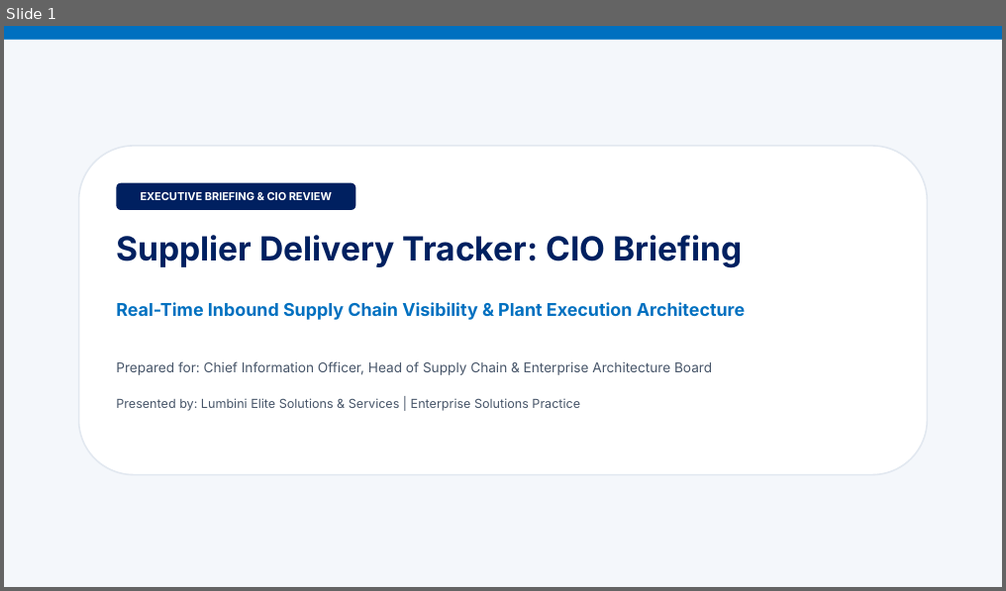
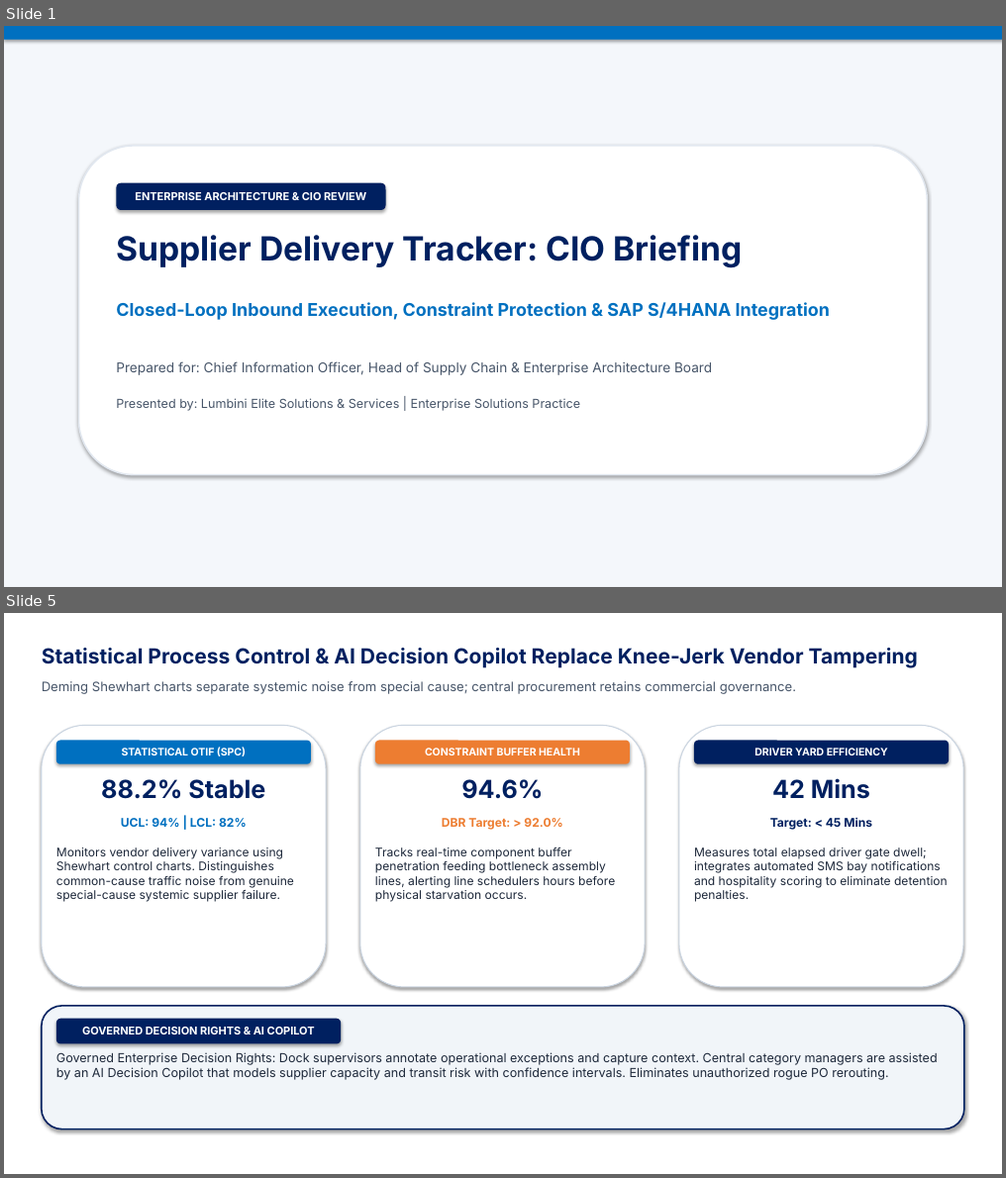
Before and after one commit to hemanthx446/ppt-mcp-server, a slide deck: Supplier_Delivery_Tracker_CIO_Briefing.pptx. Shown one above the other, each under a label of ours: slide 1 before the commit, slides 1 and 5 after it; the slides between them are not shown. The pictures are 1006x591 and 1006x1178 pixels, drawn with LibreOffice and Linux fonts; fonts in the diff are those of the drawing. Boxes give left, top, right and bottom in pixels: in the first picture for what was removed or moved away, otherwise in the second. Text is boxed around its words. In the diff, an @@ line names an element or a change of style, - is before the commit and + after.

```diff
--- a/Supplier_Delivery_Tracker_CIO_Briefing.pptx
+++ b/Supplier_Delivery_Tracker_CIO_Briefing.pptx
@@ slide 5 added at [4, 613, 1002, 1174], background #FFFFFF @@
@@ text added at [42, 648, 918, 668], 20 pt, text #002060, bold @@
+Statistical Process Control & AI Decision Copilot Replace Knee-Jerk Vendor Tampering
@@ text added at [42, 681, 796, 694], 12.5 pt, text #475569 @@
+Deming Shewhart charts separate systemic noise from special cause; central procurement retains commercial governance.
@@ rounded rectangle added at [42, 725, 326, 987], fill #FFFFFF, outline #CBD5E1 1 pt @@
@@ rounded rectangle added at [360, 725, 645, 987], fill #FFFFFF, outline #CBD5E1 1 pt @@
@@ rounded rectangle added at [679, 725, 963, 987], fill #FFFFFF, outline #CBD5E1 1 pt @@
@@ rounded rectangle added at [56, 741, 311, 764], fill #0070C0, 10 pt, text #FFFFFF, bold @@
+STATISTICAL OTIF (SPC)
@@ rounded rectangle added at [375, 741, 630, 764], fill #ED7D31, 10 pt, text #FFFFFF, bold @@
+CONSTRAINT BUFFER HEALTH
@@ rounded rectangle added at [694, 741, 948, 764], fill #002060, 10 pt, text #FFFFFF, bold @@
+DRIVER YARD EFFICIENCY
@@ text added at [101, 779, 265, 799], 24 pt, text #002060, bold @@
+88.2% Stable
@@ text added at [461, 779, 543, 799], 24 pt, text #002060, bold @@
+94.6%
@@ text added at [772, 778, 870, 799], 24 pt, text #002060, bold @@
+42 Mins
@@ text added at [121, 818, 247, 827], 11.5 pt, text #0070C0, bold @@
+UCL: 94% | LCL: 82%
@@ text added at [442, 818, 563, 830], 11.5 pt, text #ED7D31, bold @@
+DBR Target: > 92.0%
@@ text added at [770, 818, 872, 830], 11.5 pt, text #002060, bold @@
+Target: < 45 Mins
@@ text added at [56, 848, 294, 902], 11.5 pt, text #1E293B @@
+Monitors vendor delivery variance using Shewhart control charts. Distinguishes common-cause traffic noise from genuine special-cause systemic supplier failure.
@@ text added at [375, 848, 615, 902], 11.5 pt, text #1E293B @@
+Tracks real-time component buffer penetration feeding bottleneck assembly lines, alerting line schedulers hours before physical starvation occurs.
@@ text added at [694, 848, 947, 902], 11.5 pt, text #1E293B @@
+Measures total elapsed driver gate dwell; integrates automated SMS bay notifications and hospitality scoring to eliminate detention penalties.
@@ rounded rectangle added at [42, 1006, 964, 1130], fill #F1F5F9, outline #002060 1.5 pt @@
@@ rounded rectangle added at [56, 1019, 341, 1045], fill #002060, 10.5 pt, text #FFFFFF, bold @@
+GOVERNED DECISION RIGHTS & AI COPILOT
@@ text added at [56, 1053, 938, 1080], 12 pt, text #1E293B @@
+Governed Enterprise Decision Rights: Dock supervisors annotate operational exceptions and capture context. Central category managers are assisted by an AI Decision Copilot that models supplier capacity and transit risk with confidence intervals. Eliminates unauthorized rogue PO rerouting.
@@ slide 1 changed as well @@
@@ shadow on in 4 elements at [4, 26, 1002, 587], [4, 26, 1002, 40], [79, 146, 927, 475], [116, 183, 386, 210] @@
@@ rounded rectangle "ENTERPRISE ARCHITECTURE & CIO REVIEW": place and size @@
-rounded rectangle "ENTERPRISE ARCHITECTURE & CIO REVIEW" at [116, 183, 355, 210]
+rounded rectangle "ENTERPRISE ARCHITECTURE & CIO REVIEW" at [116, 183, 386, 210]
@@ text in rounded rectangle at [135, 192, 366, 200]: text changed @@
-EXECUTIVE BRIEFING & CIO REVIEW
+ENTERPRISE ARCHITECTURE & CIO REVIEW
@@ text at [116, 302, 830, 320]: text changed @@
-Real-Time Inbound Supply Chain Visibility & Plant Execution Architecture
+Closed-Loop Inbound Execution, Constraint Protection & SAP S/4HANA Integration
```
Also in this commit, not shown: 4 other slides changed, 2 other slides added, 3 slides removed, 27 other files.
